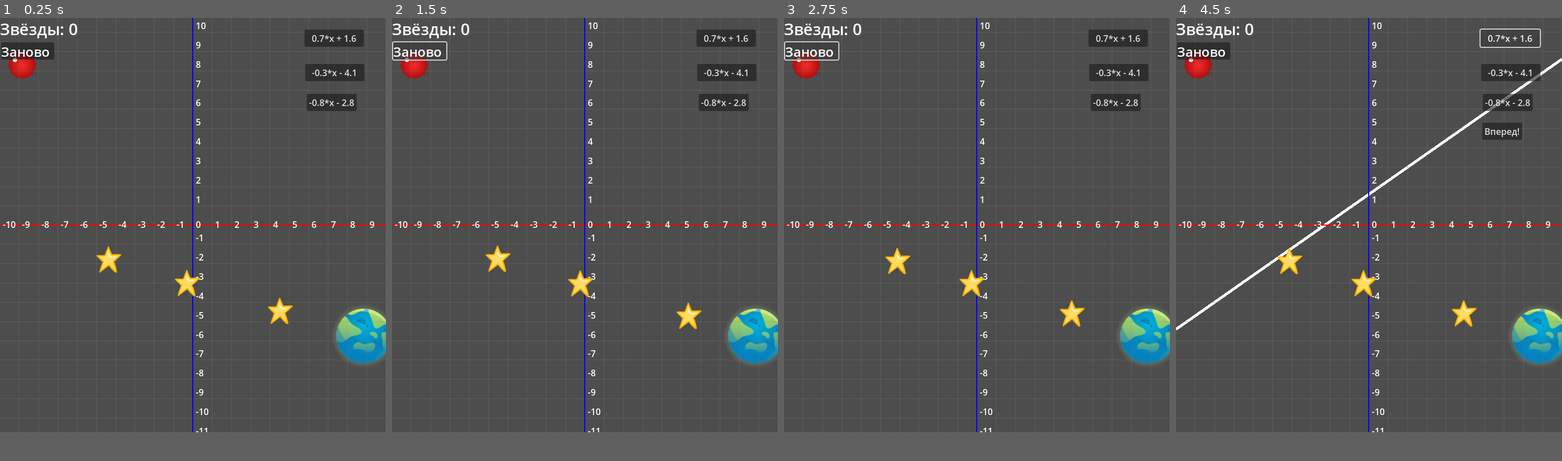
Above: before the commit, frames 1-4 (left to right).
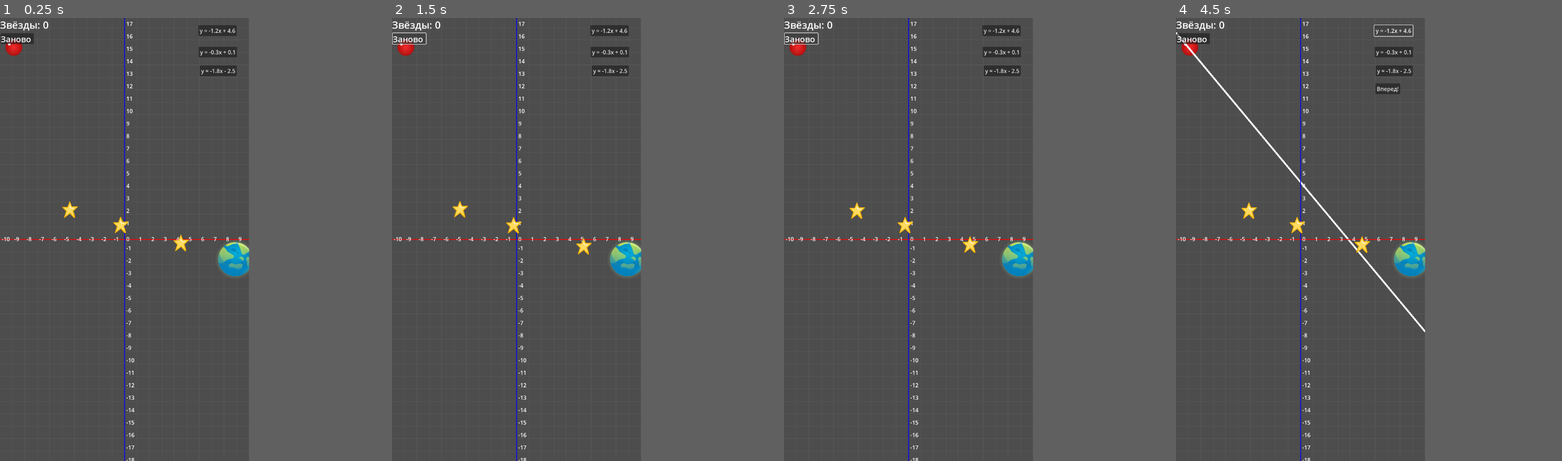
Above: after the commit, the same moments.

Repository: salena123/StarFunc
Game: Godot game, scene res://node_2d.tscn
Two runs of this game, one before a commit and one after it. Both use one fixed random seed, a clock stepped at 60 frames per second and the inputs below.
Inputs:
- Up to frame 1 (0.25 s): no input
- Up to frame 2 (1.5 s): click "Заново" at 0.5 s; click "Заново" at 1.25 s
- Up to frame 3 (2.75 s): click "Заново" at 2 s
- Up to frame 4 (4.5 s): click "-0.8*x - 2.8" (after the commit: "y = -1.8x - 2.5") at 2.75 s; click "-0.3*x - 4.1" (after the commit: "y = -0.3x + 0.1") at 3.5 s; click "0.7*x + 1.6" (after the commit: "y = -1.2x + 4.6") at 4.25 s
In our replay, the window is 697x748 before the commit and 450x800 after it. These sizes can differ from the game's own. Grey fills any space a smaller window leaves; there, only what the larger window draws over its background counts as a difference.

The runs differ from the first frame. In frame 1, 7.8% of the frame differs, in the area x 0-100%, y 0-100%; in frame 2, 7.6%; in frame 3, 7.6%; in frame 4, 8.8%.

Commit message:
исправлены недочеты

Diff:
--- a/node_2d.tscn
+++ b/node_2d.tscn
@@ -38,6 +38,7 @@
 [node name="ball" type="RigidBody2D" parent="."]
 position = Vector2(88, 83)
 physics_material_override = SubResource("PhysicsMaterial_y32ns")
+freeze_mode = 1
 
 [node name="Sprite2D" type="Sprite2D" parent="ball"]
 texture = ExtResource("1_wtcfe")
--- a/project.godot
+++ b/project.godot
@@ -17,8 +17,8 @@
 
 [display]
 
-window/size/viewport_width=697
-window/size/viewport_height=748
+window/size/viewport_width=720
+window/size/viewport_height=1280
 window/handheld/orientation=5
 
 [editor]
--- a/scripts/level_generator.gd
+++ b/scripts/level_generator.gd
@@ -179,7 +179,7 @@
 		FuncType.LINEAR:
 			var k = 0.0
 			while abs(k) < 0.3:
-				k = round(randf_range(-1.5, 1.5) * 10) / 10.0
+				k = round(randf_range(-2, 2) * 10) / 10.0
 			var b = round(randf_range(-5.0, 5.0) * 10) / 10.0
 			func_str = str(k) + "*x + " + str(b)
 		FuncType.QUADRATIC:
@@ -205,23 +205,22 @@
 	for child in root.track.get_children():
 		if child is CollisionShape2D:
 			child.queue_free()
-	if LevelType.INPUT_LINEAR:
+	if get_level_type(root.level) == LevelType.INPUT_LINEAR:
 		root.k_input.clear()
 		root.b_input.clear()
 		root.forward_button_input.hide()
 	root.forward_button.hide()
 	root.track.visible = false
-	root.ball.linear_velocity = Vector2.ZERO
-	root.ball.angular_velocity = 0
-	root.ball.freeze = true
+
 	root.score = 0
 	root.ui.update_score_label()
 	root.first_selection_done = false
 
+	root.ball.freeze = false
+	root.ball.linear_velocity = Vector2.ZERO
+	root.ball.angular_velocity = 0
 	var expr = Expression.new()
 	if expr.parse(current_correct_func, ["x"]) == OK:
 		root.utils.setup_level_positions(expr)
 		root.track_drawer.draw_track(current_correct_func)
-		print("зашло")
-	else:
-		print("не зашло")
+	root.ball.freeze = true
--- a/scripts/ui_manager.gd
+++ b/scripts/ui_manager.gd
@@ -40,7 +40,6 @@
 	)
 
 	restart.pressed.connect(func():
-		root.ball.freeze = true
 		root.level_gen.reset_current_level()
 	)
 
--- a/scripts/utils.gd
+++ b/scripts/utils.gd
@@ -190,52 +190,47 @@
 func format_function_from_string(func_str: String) -> String:
 	var s = func_str.replace(" ", "")
 
-	# Квадратичная функция: ax*x + bx + c
 	if s.find("*x*x") != -1:
 		var x2_pos = s.find("*x*x")
 		var a_str = s.substr(0, x2_pos)
 		var rest = s.substr(x2_pos + 4, s.length() - (x2_pos + 4))
 
+		var a = float(a_str)
 		var b = 0.0
 		var c = 0.0
-		var b_str = ""
+
 		if rest != "":
-			# ищем первый '+' или '-' после a*x*x
-			var plus_pos = rest.find("+")
-			var minus_pos = rest.find("-", 1)
-			var split_pos = -1
-			if plus_pos != -1:
-				split_pos = plus_pos
-			elif minus_pos != -1:
-				split_pos = minus_pos
-
-			if split_pos != -1:
-				b_str = rest.substr(0, split_pos)
-				c = float(rest.substr(split_pos, rest.length() - split_pos))
-			else:
-				b_str = rest
-
-			if b_str != "":
-				b = float(b_str)
-
-		var a = float(a_str)
+			# нормализуем знаки
+			rest = rest.replace("+-", "-")
+			rest = rest.replace("-+", "-")
+			rest = rest.replace("--", "+")
+
+			# создаём регулярку для коэффициента перед x
+			var regex = RegEx.new()
+			regex.compile("([+-]?[0-9.]+)\\*x")
+			var b_match = regex.search(rest)
+			if b_match != null:
+				b = float(b_match.get_string(1))
+				# убираем b из остатка
+				rest = rest.replace(b_match.get_string(0), "")
+
+			if rest != "":
+				c = float(rest)
+
 		return format_quadratic(a, b, c)
 
-	# Синус
 	elif s.find("*sin(") != -1:
 		var mult_pos = s.find("*sin(")
 		var A = float(s.substr(0, mult_pos))
 		var inner = s.substr(mult_pos + 5, s.length() - (mult_pos + 5 - 1))
 		return format_sin(A, inner)
 
-	# Косинус
 	elif s.find("*cos(") != -1:
 		var mult_pos = s.find("*cos(")
 		var A = float(s.substr(0, mult_pos))
 		var inner = s.substr(mult_pos + 5, s.length() - (mult_pos + 5 - 1))
 		return format_cos(A, inner)
 
-	# Линейная функция: k*x + b
 	elif s.find("*x") != -1:
 		var x_pos = s.find("*x")
 		var k_str = s.substr(0, x_pos)
@@ -254,45 +249,45 @@
 		return format_linear(k, b)
 
 	else:
-		# Неизвестный формат, возвращаем как есть
 		return func_str
 
+func format_number(n: float) -> String:
+	if is_equal_approx(n, int(n)):
+		return str(int(n))
+	return str(round(n * 100) / 100.0)
 
 func format_linear(k: float, b: float) -> String:
-	var k_str = str(round(k * 10) / 10.0) + "*x"
+	var k_str = format_number(k) + "x"
 	var b_str = ""
 	if b > 0:
-		b_str = " + " + str(round(b * 10) / 10.0)
+		b_str = " + " + format_number(b)
 	elif b < 0:
-		b_str = " - " + str(round(abs(b) * 10) / 10.0)
-	return k_str + b_str
-
+		b_str = " - " + format_number(abs(b))
+	return "y = " + k_str + b_str
 
 func format_quadratic(a: float, b: float, c: float) -> String:
-	var a_str = str(round(a * 100) / 100.0) + "*x*x"
+	var a_str = format_number(a) + "x²"
 	var b_str = ""
 	if b > 0:
-		b_str = " + " + str(round(b * 100) / 100.0) + "*x"
+		b_str = " + " + format_number(b) + "x"
 	elif b < 0:
-		b_str = " - " + str(round(abs(b) * 100) / 100.0) + "*x"
+		b_str = " - " + format_number(abs(b)) + "x"
 
 	var c_str = ""
 	if c > 0:
-		c_str = " + " + str(round(c * 100) / 100.0)
+		c_str = " + " + format_number(c)
 	elif c < 0:
-		c_str = " - " + str(round(abs(c) * 100) / 100.0)
-
-	return a_str + b_str + c_str
-
+		c_str = " - " + format_number(abs(c))
+
+	return "y = " + a_str + b_str + c_str
 
 func format_sin(A: float, inner: String) -> String:
-	var A_str = str(round(A * 100) / 100.0)
-	return A_str + "*sin(" + inner + ")"
-
+	var A_str = format_number(A)
+	return "y = " + A_str + "*sin(" + inner + ")"
 
 func format_cos(A: float, inner: String) -> String:
-	var A_str = str(round(A * 100) / 100.0)
-	return A_str + "*cos(" + inner + ")"
+	var A_str = format_number(A)
+	return "y = " + A_str + "*cos(" + inner + ")"
 
 
 func on_build_button_pressed(root, k_input, b_input, track_drawer, track, forward_button_input, level_gen):
